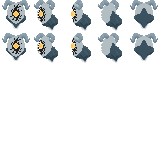
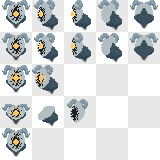
Before/after of a (160, 160) layered artwork. What changed in the layer stack:
added layer "Blast3" above "Blast2" over bbox(9, 135, 23, 149)
added layer "Blast2" above "Blast1" over bbox(10, 107, 22, 119)
added layer "Blast1" (1st of 2) above "Blast1" over bbox(36, 73, 46, 83)
added layer "Blast1" (2nd of 2) above "FrontSideBash1" over bbox(11, 73, 21, 83)
added layer "FrontSideBash1" (1st of 2) above "FrontSideBash1" over bbox(38, 99, 88, 127)
added layer "FrontSideBash1" (2nd of 2) above "FrontBash3" over bbox(32, 65, 58, 95)
added layer "FrontBash3" above "FrontBash2" over bbox(2, 128, 30, 157)
added layer "FrontBash2" above "FrontBash1" over bbox(2, 104, 30, 125)
added layer "FrontBash1" above "FrontSide2" over bbox(2, 65, 30, 93)
showed "Background" over bbox(0, 0, 160, 160)
